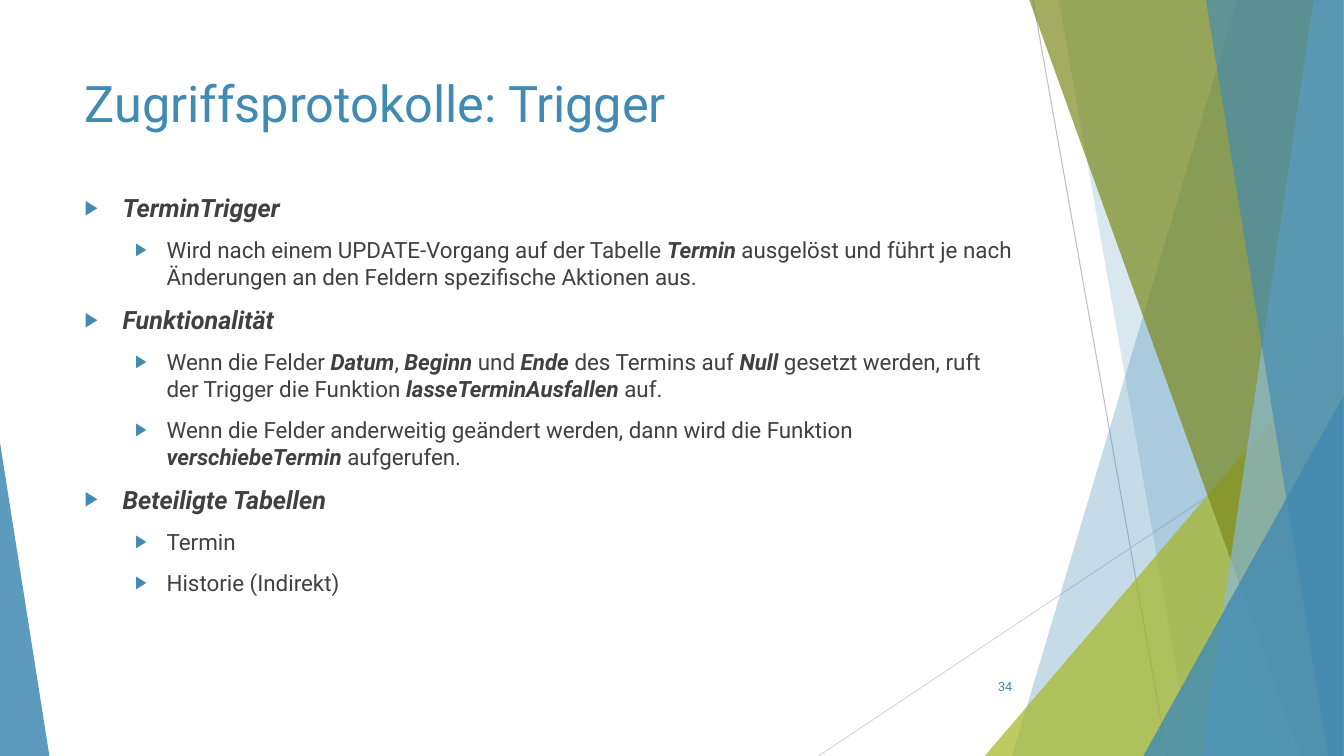
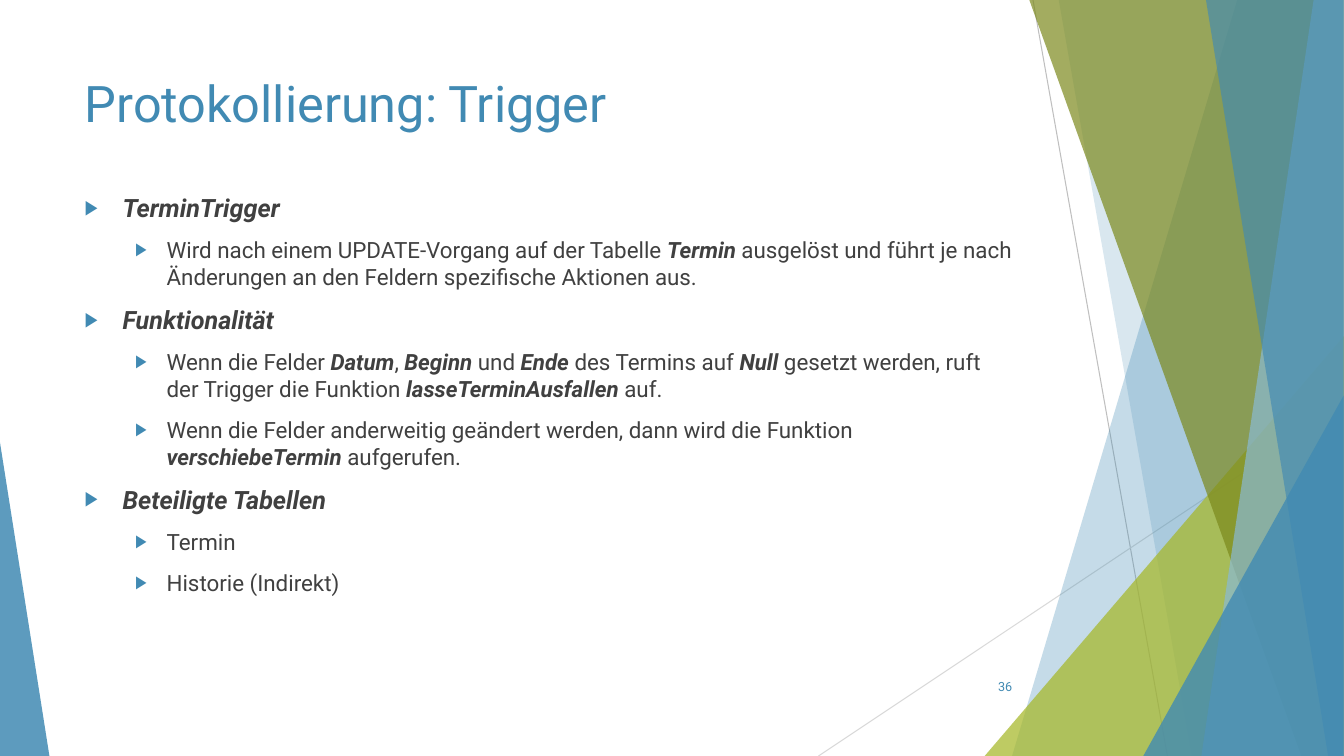
Before and after one commit to ThorbenKonopka/db_WS23_24, a slide deck: slide 36 of Präsentation/Präsentation.pptx (slide 34 before the commit). Drawn at 1344x756 pixels with LibreOffice and Linux fonts; fonts in the diff are those of the drawing. Boxes give left, top, right and bottom in pixels: in the first picture for what was removed or moved away, otherwise in the second. Text is boxed around its words. In the diff, an @@ line names an element or a change of style, - is before the commit and + after.

```diff
--- a/Präsentation/Präsentation.pptx
+++ b/Präsentation/Präsentation.pptx
@@ title at (85, 84, 607, 133): text changed @@
-Zugriffsprotokolle: Trigger
+Protokollierung: Trigger
@@ page number at (998, 682, 1012, 691): text changed @@
-34
+36
```
Also in this commit, not shown: 23 other slides changed, 5 slides added, 3 slides removed.
